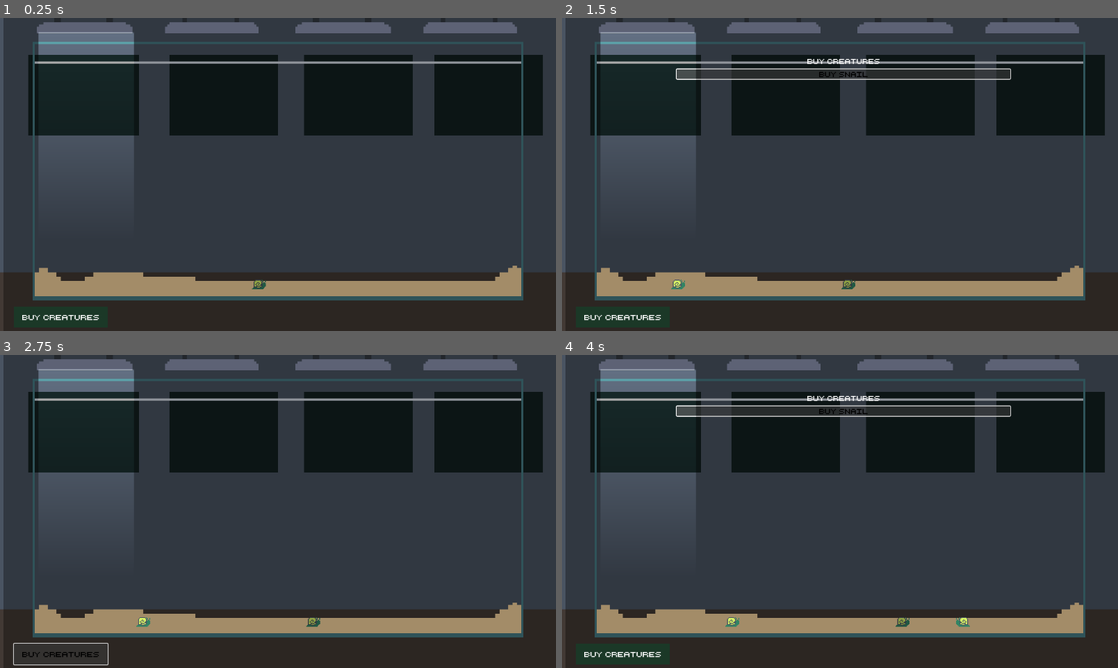
Above: before the commit, frames 1-4 (two rows, left to right).
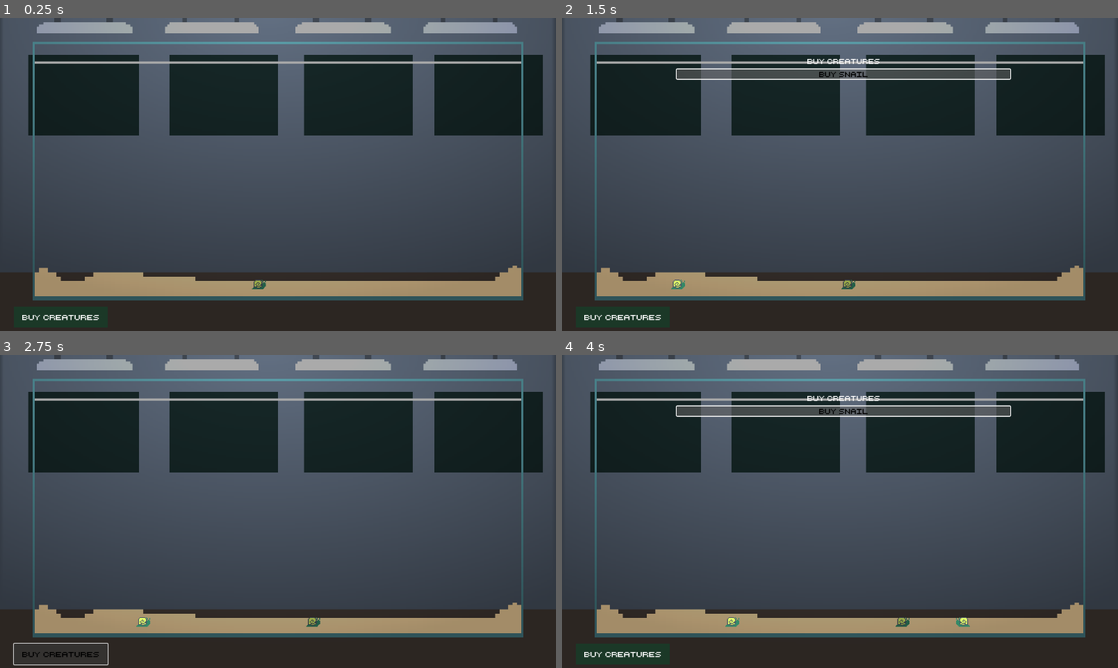
Above: after the commit, the same moments.

Repository: adrientremblay/ld56
Game: Godot game, scene res://scenes/game_screen.tscn
Two runs of this game, one before a commit and one after it. Both use one fixed random seed, a clock stepped at 60 frames per second and the inputs below.
Inputs:
- Up to frame 1 (0.25 s): no input
- Up to frame 2 (1.5 s): click "Buy Creatures" at 0.5 s; click "buy snail" at 1.25 s
- Up to frame 3 (2.75 s): click "Buy Creatures" at 2 s
- Up to frame 4 (4 s): click "Buy Creatures" at 2.75 s; click "buy snail" at 3.5 s

The runs differ from the first frame. In frame 1, 27% of the frame differs, in the area x 0-100%, y 0-82%; in frame 2, 28%; in frame 3, 27%; in frame 4, 28%.

Commit message:
Screwing around with light with no success

Diff:
--- a/scenes/game_screen.tscn
+++ b/scenes/game_screen.tscn
@@ -14,25 +14,27 @@
 outlines = Array[PackedVector2Array]([PackedVector2Array(88, 568, 80, 632, 1192, 632, 1184, 568, 1128, 600, 456, 600, 280, 576, 176, 600, 144, 600)])
 source_geometry_group_name = &"navigation_polygon_source_group"
 
-[sub_resource type="OccluderPolygon2D" id="OccluderPolygon2D_cwq0e"]
-polygon = PackedVector2Array(82, -2, 86, 36, -4, 34, -8, -19)
-
-[sub_resource type="OccluderPolygon2D" id="OccluderPolygon2D_bvean"]
-polygon = PackedVector2Array(290, -1, 309, 33, 378, 33, 394, 0)
-
-[sub_resource type="OccluderPolygon2D" id="OccluderPolygon2D_1lwel"]
-polygon = PackedVector2Array(680, 34, 596, 35, 575, -2, 703, -2)
-
-[sub_resource type="OccluderPolygon2D" id="OccluderPolygon2D_monrw"]
-polygon = PackedVector2Array(880, 0, 901, 34, 973, 34, 991, -2)
-
-[sub_resource type="OccluderPolygon2D" id="OccluderPolygon2D_ldsrr"]
-polygon = PackedVector2Array(1178, -1, 1189, 33, 1282, 37, 1283, -5)
-
 [sub_resource type="Gradient" id="Gradient_poegr"]
+offsets = PackedFloat32Array(0, 0.942675)
+colors = PackedColorArray(1, 1, 1, 1, 0, 0, 0, 1)
 
 [sub_resource type="GradientTexture2D" id="GradientTexture2D_yk8w2"]
 gradient = SubResource("Gradient_poegr")
+fill = 1
+fill_from = Vector2(0.484163, 0)
+fill_to = Vector2(0.488688, 1)
+
+[sub_resource type="OccluderPolygon2D" id="OccluderPolygon2D_ivq3p"]
+polygon = PackedVector2Array(-11, 35, 1302, 35, 1289, -23, 1, -22)
+
+[sub_resource type="OccluderPolygon2D" id="OccluderPolygon2D_as35x"]
+polygon = PackedVector2Array(283, -54, 349, 131, 416, -56)
+
+[sub_resource type="OccluderPolygon2D" id="OccluderPolygon2D_fxijs"]
+polygon = PackedVector2Array(152, -109, -18, 215, -45, -112)
+
+[sub_resource type="OccluderPolygon2D" id="OccluderPolygon2D_5ugqd"]
+polygon = PackedVector2Array(1159, -88, 1295, 274, 1318, -88)
 
 [sub_resource type="CanvasItemMaterial" id="CanvasItemMaterial_r6l3h"]
 
@@ -54,31 +56,37 @@
 [node name="Lighting" type="Node2D" parent="."]
 
 [node name="DarknessFilter" type="ColorRect" parent="Lighting"]
-offset_left = 8.0
 offset_right = 1280.0
 offset_bottom = 720.0
 color = Color(0, 0, 0, 0.333333)
 
+[node name="PointLight2D" type="PointLight2D" parent="Lighting"]
+position = Vector2(639.139, 346.5)
+scale = Vector2(20.0269, 11.4219)
+texture = SubResource("GradientTexture2D_yk8w2")
+
 [node name="LightOccluder2D" type="LightOccluder2D" parent="Lighting"]
-occluder = SubResource("OccluderPolygon2D_cwq0e")
+occluder = SubResource("OccluderPolygon2D_ivq3p")
 
 [node name="LightOccluder2D2" type="LightOccluder2D" parent="Lighting"]
-occluder = SubResource("OccluderPolygon2D_bvean")
+occluder = SubResource("OccluderPolygon2D_as35x")
 
 [node name="LightOccluder2D3" type="LightOccluder2D" parent="Lighting"]
-occluder = SubResource("OccluderPolygon2D_1lwel")
+occluder = SubResource("OccluderPolygon2D_as35x")
 
 [node name="LightOccluder2D4" type="LightOccluder2D" parent="Lighting"]
-occluder = SubResource("OccluderPolygon2D_monrw")
+position = Vector2(287, -5)
+occluder = SubResource("OccluderPolygon2D_as35x")
 
 [node name="LightOccluder2D5" type="LightOccluder2D" parent="Lighting"]
-occluder = SubResource("OccluderPolygon2D_ldsrr")
-
-[node name="PointLight2D" type="PointLight2D" parent="Lighting"]
-position = Vector2(198.458, 273.54)
-rotation = -1.5708
-scale = Vector2(7.54813, 3.46292)
-texture = SubResource("GradientTexture2D_yk8w2")
+position = Vector2(588, -10)
+occluder = SubResource("OccluderPolygon2D_as35x")
+
+[node name="LightOccluder2D6" type="LightOccluder2D" parent="Lighting"]
+occluder = SubResource("OccluderPolygon2D_fxijs")
+
+[node name="LightOccluder2D7" type="LightOccluder2D" parent="Lighting"]
+occluder = SubResource("OccluderPolygon2D_5ugqd")
 
 [node name="Panel" type="Panel" parent="."]
 visible = false
Binary file added: assets/art/light_texture.aseprite
Binary file added: assets/art/light_texture.png
Not shown, added: assets/art/light_texture.png.import
Not shown: 1 places in scenes/game_screen.tscn that only renumber resources
